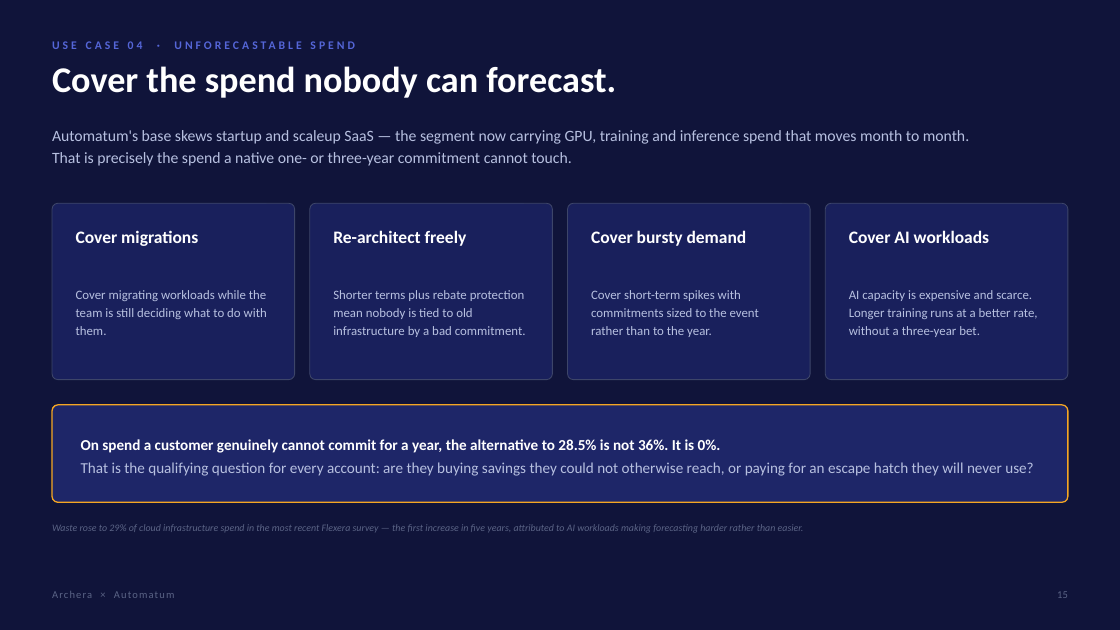
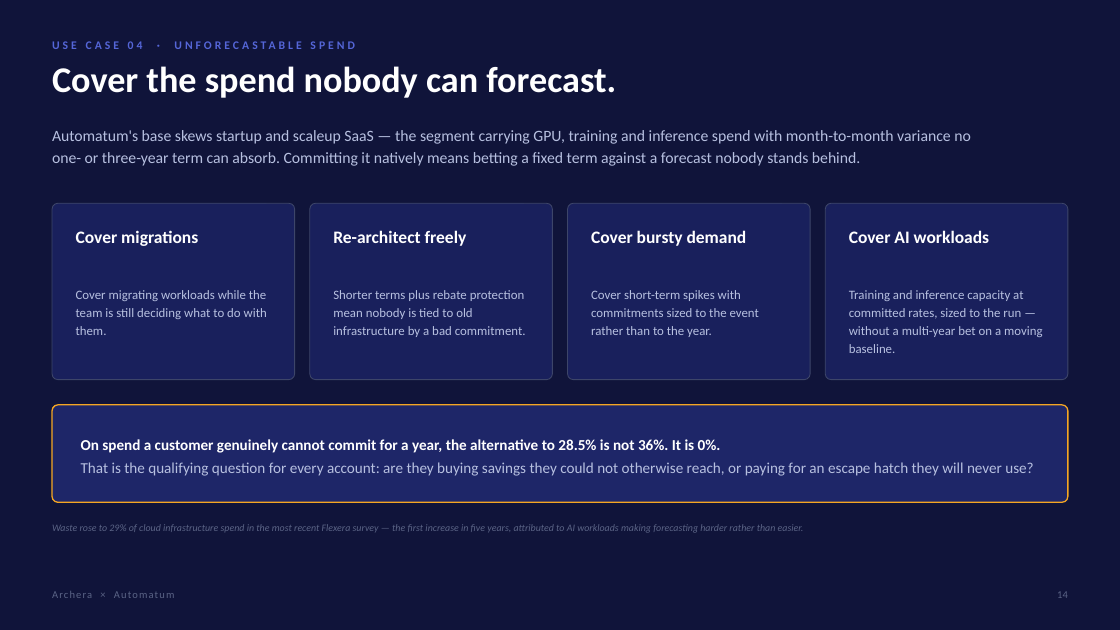
Before and after one commit to KianteEvans/barberbook, a slide deck: slide 14 of decks/Archera-for-Automatum.pptx (slide 15 before the commit). Drawn at 1120x630 pixels with LibreOffice and Linux fonts; fonts in the diff are those of the drawing. Boxes give left, top, right and bottom in pixels: in the first picture for what was removed or moved away, otherwise in the second. Text is boxed around its words. In the diff, an @@ line names an element or a change of style, - is before the commit and + after.

```diff
--- a/decks/Archera-for-Automatum.pptx
+++ b/decks/Archera-for-Automatum.pptx
@@ text at box(52, 130, 971, 166): text changed @@
-Automatum's base skews startup and scaleup SaaS — the segment now carrying GPU, training and inference spend that moves month to month. That is precisely the spend a native one- or three-year commitment cannot touch.
+Automatum's base skews startup and scaleup SaaS — the segment carrying GPU, training and inference spend with month-to-month variance no one- or three-year term can absorb. Committing it natively means betting a fixed term against a forecast nobody stands behind.
@@ text at box(849, 290, 1043, 353): text changed @@
-AI capacity is expensive and scarce. Longer training runs at a better rate, without a three-year bet.
+Training and inference capacity at committed rates, sized to the run — without a multi-year bet on a moving baseline.
@@ text at box(1057, 592, 1068, 598): text changed @@
-15
+14
```
Also in this commit, not shown: 12 other slides changed, 3 slides added, 3 slides removed, 2 other files.
